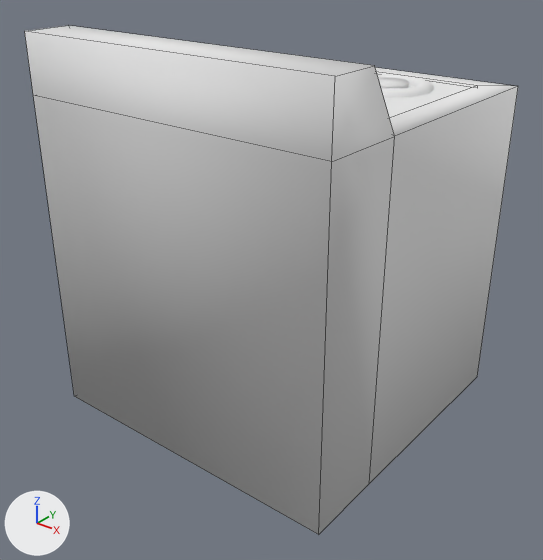
The Blender file working/subahu/Stove/Stove.blend, before and after one commit.
Both versions are drawn from a 50 mm camera at (3.33, -4.35, 2.3) aimed at (0.0, -0.19, -0.28). Lighting does not change. The marker at lower left points along +X, +Y and +Z. Mesh edges are drawn as thin lines on the coarser meshes.

Names of what the first picture shows: 'Stove', 'StoveMain'.
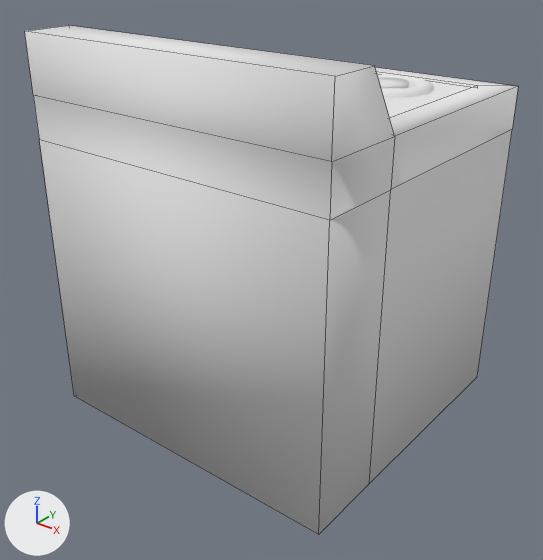
The newer file is also rescaled (x1.402), turned or shifted as a whole; pictures and numbers use the older file's frame.

The change, as a diff of the scene's bpy script:
```diff
--- a/working/subahu/Stove/Stove.blend.py
+++ b/working/subahu/Stove/Stove.blend.py
@@ me_cube @@
 me_cube.from_pydata(...)  # 24 vertices, 20 faces; spans x -1.26..1.26, y -1.26..1.13, z -1.34..1.6
 # used by ob_stovemain; location = (0.0, 0.0, 0.0)
 # verts and faces of me_cube; kept vertices keep their numbers, new ones are numbered from 24
 # before: 0 (1.26, 1.13, -1.34) at pixel (477, 376), 1 (1.26, -1.26, -1.34) at pixel (318, 534), 2 (-1.26, -1.26, -1.34) at pixel (74, 396), 3 (-1.26, 1.13, -1.34), 4 (1.26, 1.13, 1.17) at pixel (518, 86)
 # before: 5 (1.26, -1.26, 1.17) at pixel (331, 161), 6 (-1.26, -1.26, 1.17) at pixel (33, 95), 7 (-1.26, 1.13, 1.17), 8 (1.26, -0.64, -1.34) at pixel (369, 483), 9 (-1.26, -0.64, -1.34)
 # before: 10 (1.26, -0.64, 1.17) at pixel (394, 136), 11 (-1.26, -0.64, 1.17)
+# me_cube part 1
+delete_faces([(1, 8, 10, 5), (1, 5, 6, 2), (3, 9, 11, 7), (2, 6, 11, 9), (0, 4, 10, 8)])
+for new, old in zip([*range(24, 30)], [*range(0, 4), 8, 9]): verts[new] = verts[old] + (0.0, 0.0, 2.19)
+faces += [(5, 25, 28, 10), (5, 6, 26, 25), (7, 27, 29, 11), (6, 11, 29, 26), (4, 10, 28, 24), (0, 24, 28, 8)]
+faces += [(2, 26, 29, 9), (3, 9, 29, 27), (1, 25, 26, 2), (1, 8, 28, 25), (24, 27, 29, 26, 25, 28)]
 me_cube.materials.append(mat_material)
```

What differs and where, as boxes [x1, y1, x2, y2] in the pictures (543 x 560 px):
part 1 of me_cube, built on
    both: [34, 87, 518, 400]
